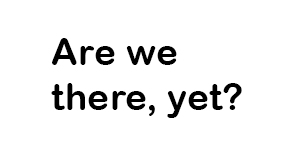
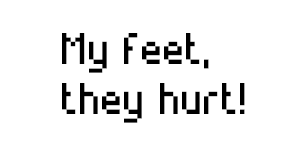
The second 300×160 image is a revision of the first. Changes to its layers:
added layer "My feet, they hurt!" above "Can’t dig through rock!" over [62, 33, 245, 123]
renamed "Are we there, yet?" to "Can’t go there!", hid it, painted on it over [51, 34, 242, 118]
